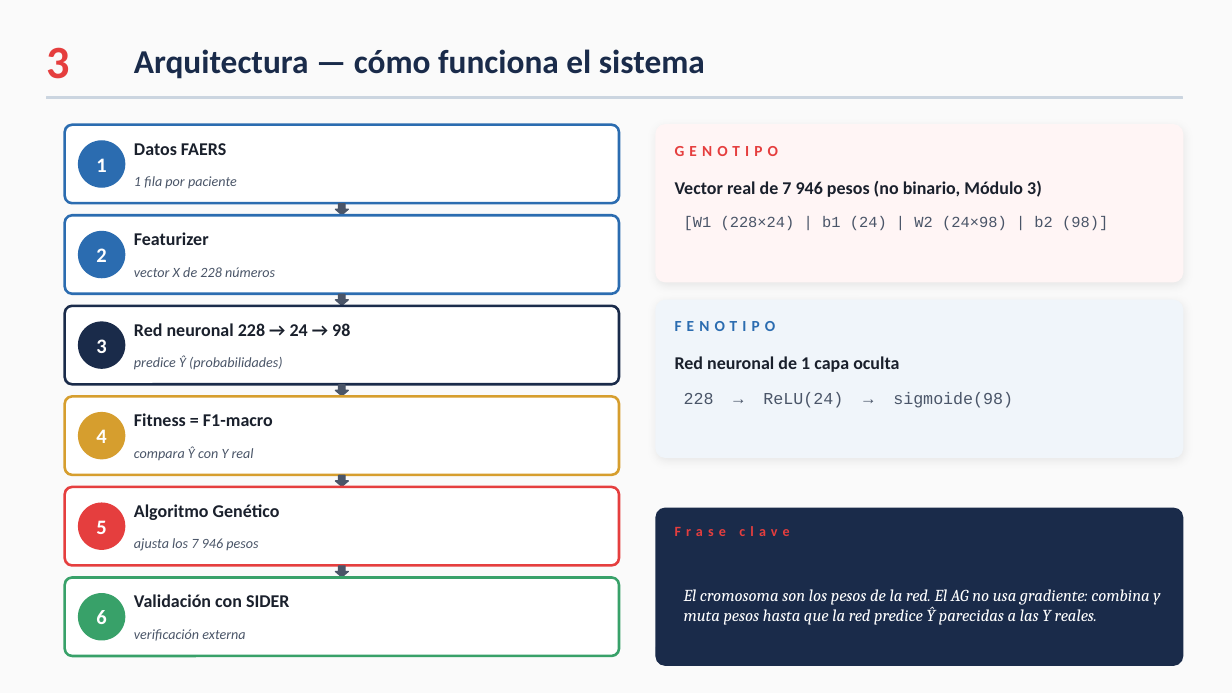
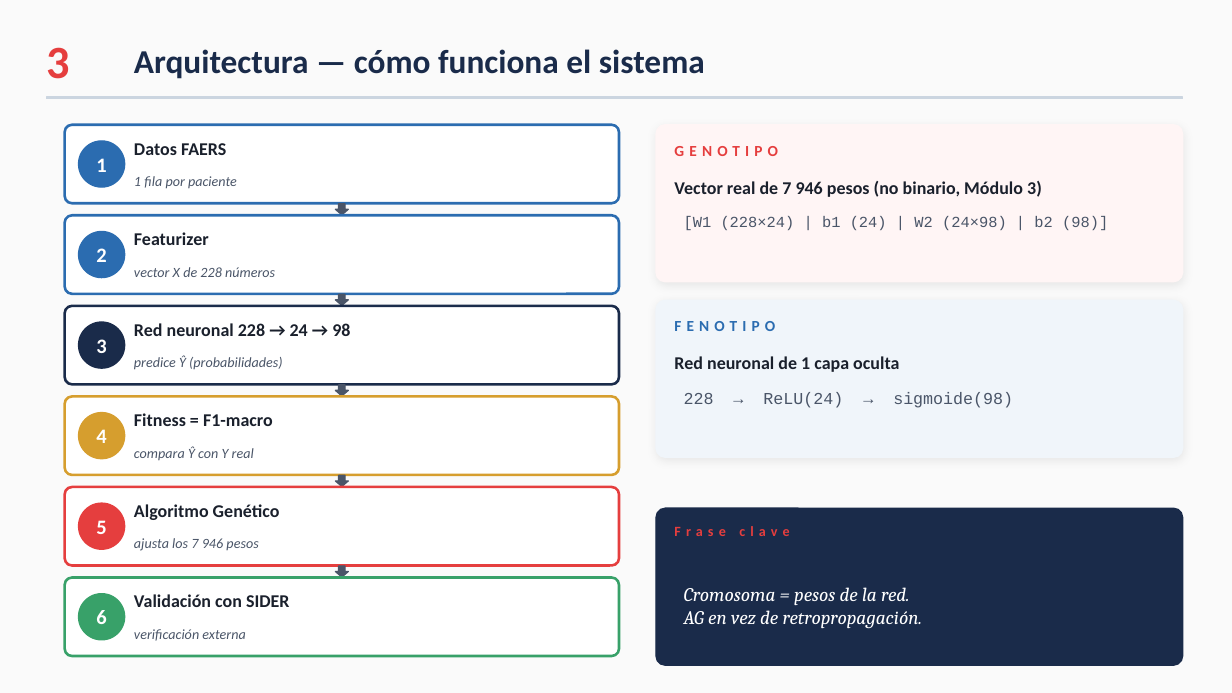
Before and after one commit to ccKabra/farmApp-TCE, a slide deck: slide 4 of PRESENTACION.pptx. Drawn at 1232x693 pixels with LibreOffice and Linux fonts; fonts in the diff are those of the drawing. Boxes give left, top, right and bottom in pixels: in the first picture for what was removed or moved away, otherwise in the second. Text is boxed around its words. In the diff, an @@ line names an element or a change of style, - is before the commit and + after.

```diff
--- a/PRESENTACION.pptx
+++ b/PRESENTACION.pptx
@@ text at [684,587,923,629]: text changed; size 13 to 15 pt @@
-El cromosoma son los pesos de la red. El AG no usa gradiente: combina y muta pesos hasta que la red predice Ŷ parecidas a las Y reales.
+Cromosoma = pesos de la red.
+AG en vez de retropropagación.
```
Also in this commit, not shown: 13 other slides changed, 18 other files.
